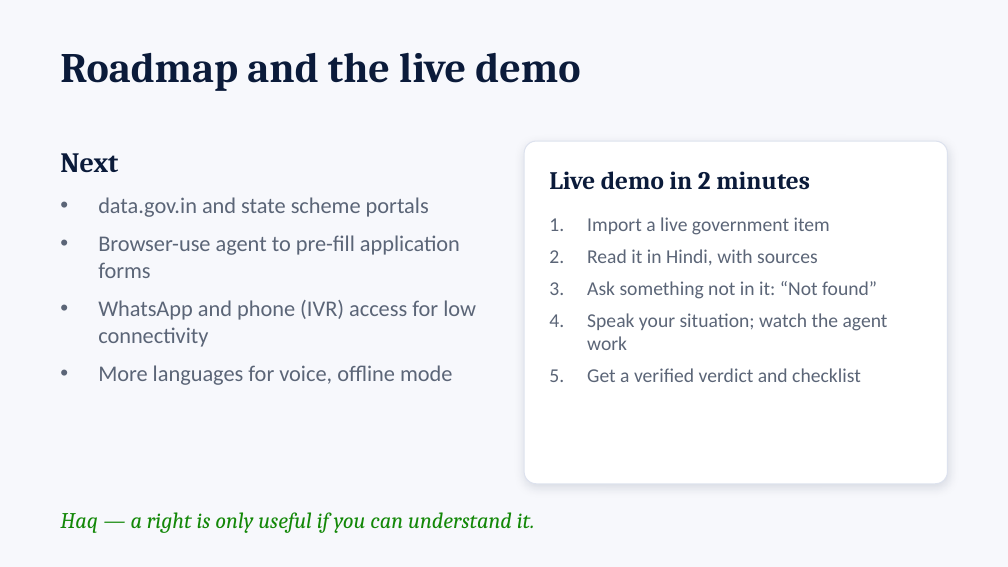
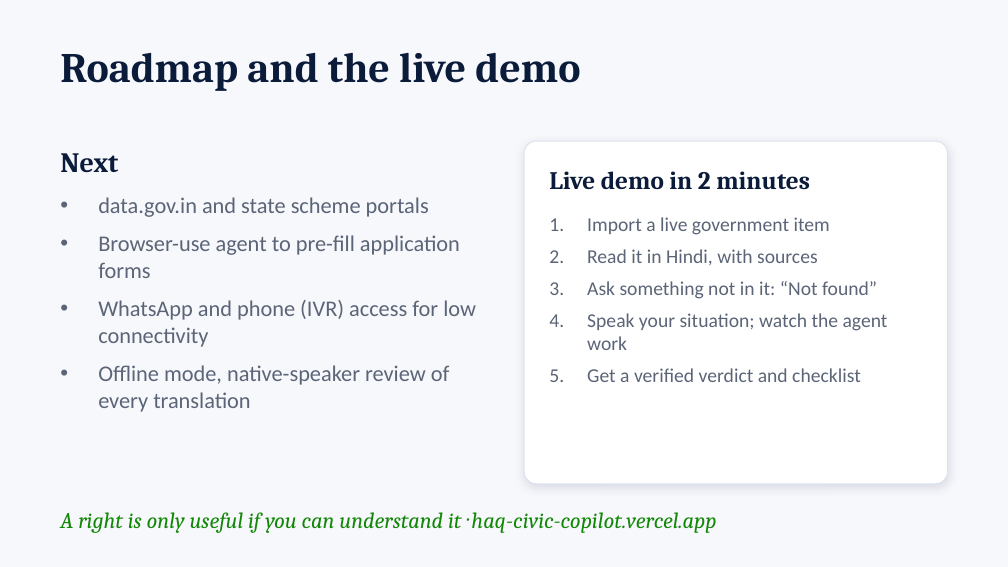
Before and after one commit to Priyam-200/haq-civic-copilot, a slide deck: slide 7 of docs/Haq-pitch-deck.pptx. Drawn at 1008x567 pixels with LibreOffice and Linux fonts; fonts in the diff are those of the drawing. Boxes give left, top, right and bottom in pixels: in the first picture for what was removed or moved away, otherwise in the second. Text is boxed around its words. In the diff, an @@ line names an element or a change of style, - is before the commit and + after.

```diff
--- a/docs/Haq-pitch-deck.pptx
+++ b/docs/Haq-pitch-deck.pptx
@@ text at box(98, 365, 450, 412): text changed @@
-• More languages for voice, offline mode
+• Offline mode, native-speaker review of every translation
@@ text at box(60, 512, 716, 533): text changed @@
-Haq — a right is only useful if you can understand it.
+A right is only useful if you can understand it · haq-civic-copilot.vercel.app
```
Also in this commit, not shown: 2 other slides changed.
